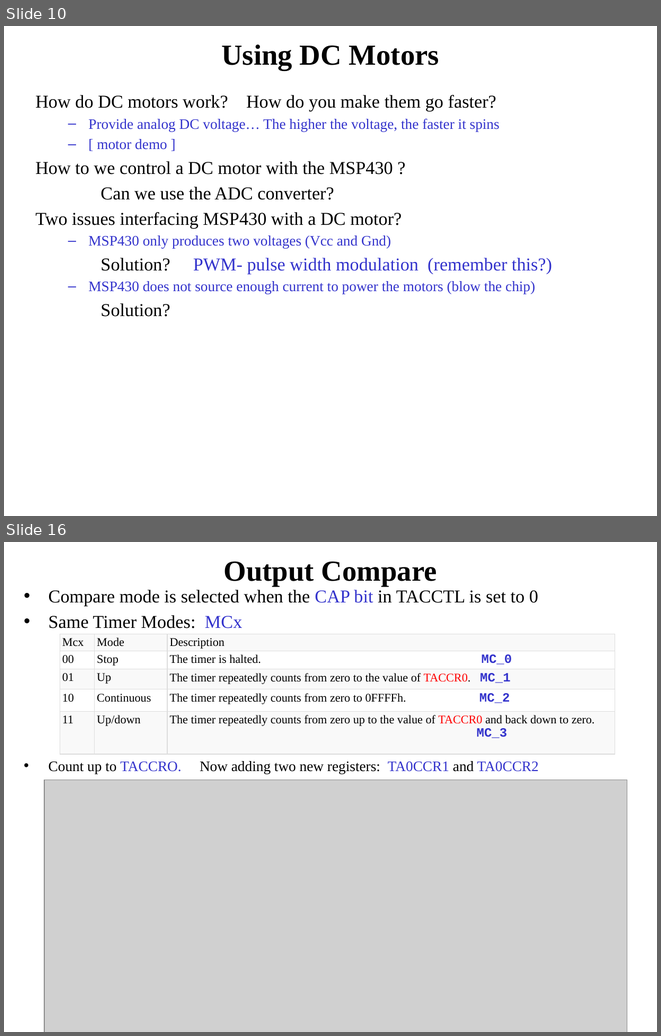
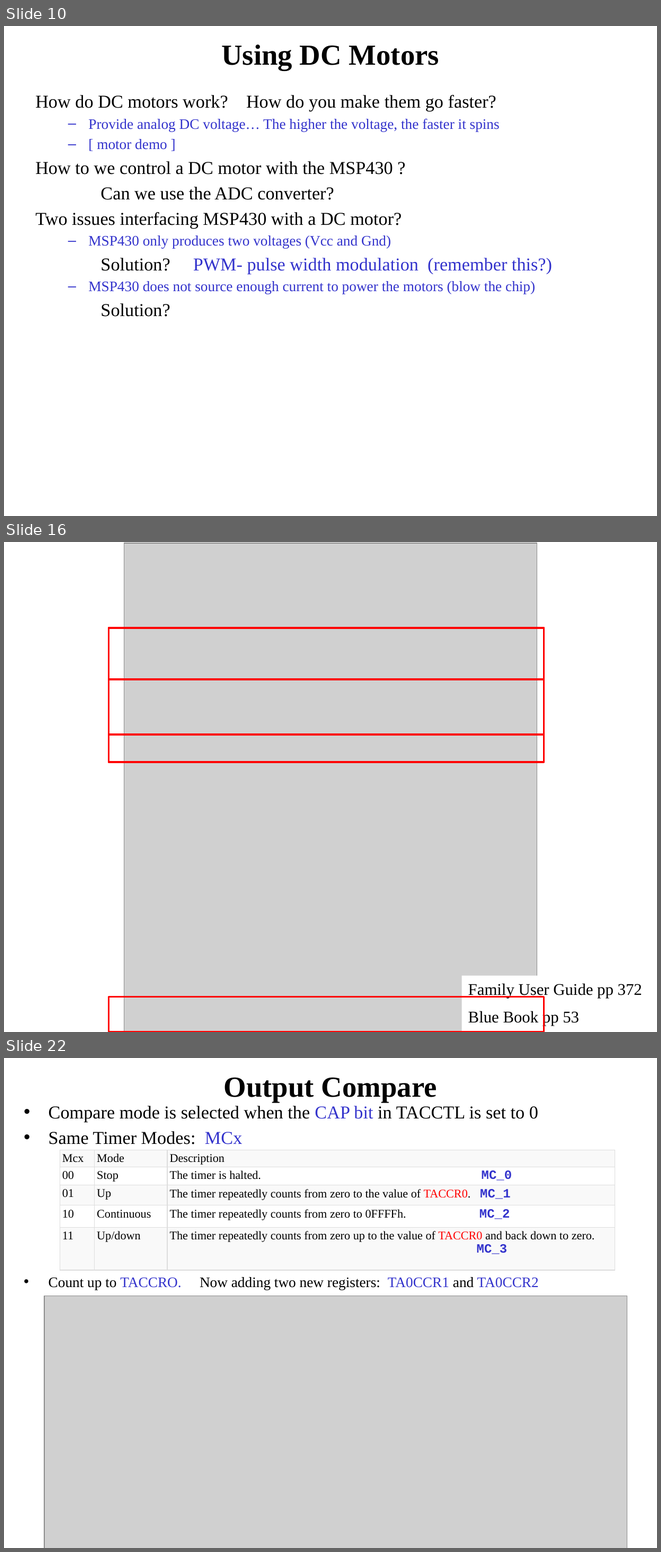
Before and after one commit to pw4rn3r/ECE382, a slide deck: notes/L31/Lsn32.pptx. Shown one above the other, each under a label of ours: slides 10 and 16 before the commit, slides 10, 16 and 22 after it; the slides between them are not shown. The pictures are 661x1036 and 661x1552 pixels, drawn with LibreOffice and Linux fonts; fonts in the diff are those of the drawing; grey boxes stand for pictures. Boxes give left, top, right and bottom in pixels: in the first picture for what was removed or moved away, otherwise in the second. Text is boxed around its words. In the diff, an @@ line names an element or a change of style, - is before the commit and + after.

```diff
--- a/notes/L31/Lsn32.pptx
+++ b/notes/L31/Lsn32.pptx
@@ slide 16 added at (4,542,657,1032), background #FFFFFF @@
@@ picture added at (124,543,537,1032) @@
@@ rectangle added at (108,627,544,679), outline #FF0000 2 pt @@
@@ rectangle added at (108,680,544,734), outline #FF0000 2 pt @@
@@ rectangle added at (108,734,544,762), outline #FF0000 2 pt @@
@@ rectangle added at (462,976,657,1032), fill #FFFFFF, 18 pt, text #000000 @@
+Family User Guide pp 372
+Blue Book pp 53
@@ rectangle added at (108,996,544,1031), outline #FF0000 2 pt @@
@@ what was slide 16 is now slide 22 @@
```
Also in this commit, not shown: 8 slides changed, 10 other slides added, 2 slides removed.
